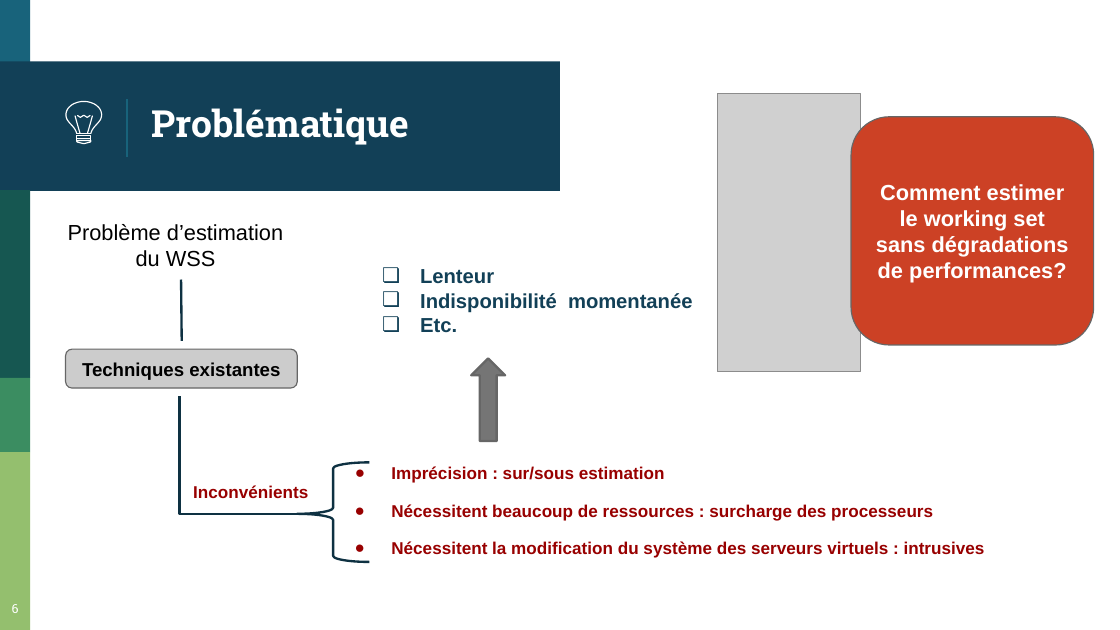
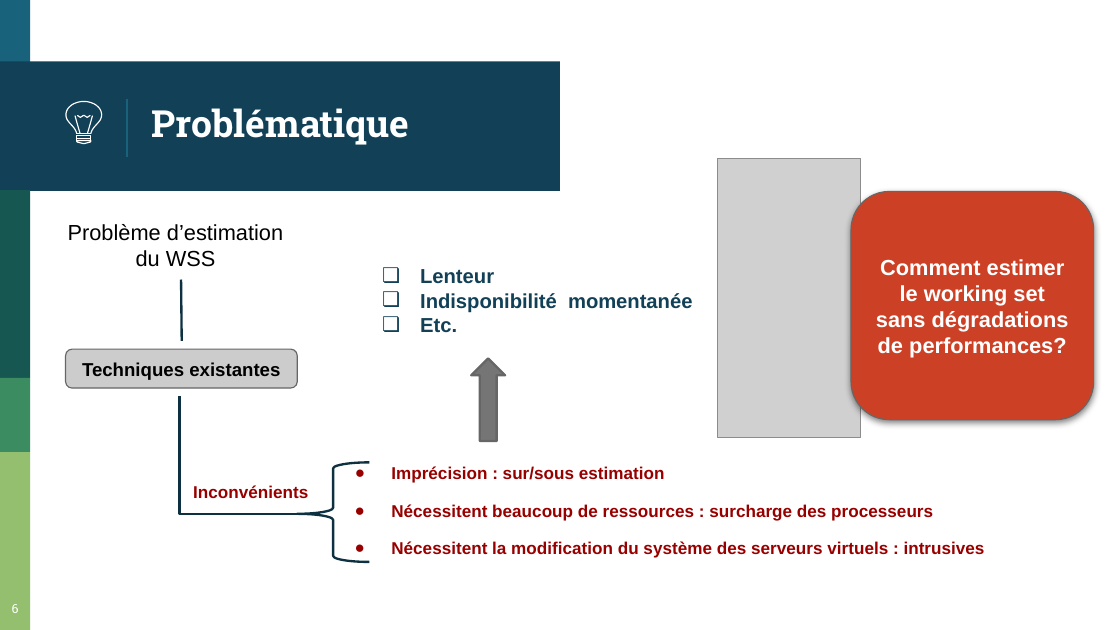
Before and after one commit to bstellaceleste/MII, a slide deck: slide 6 of prez/prez1.pptx. Drawn at 1120x630 pixels with LibreOffice and Linux fonts; fonts in the diff are those of the drawing; grey boxes stand for pictures. Boxes give left, top, right and bottom in pixels: in the first picture for what was removed or moved away, otherwise in the second. Text is boxed around its words. In the diff, an @@ line names an element or a change of style, - is before the commit and + after.

```diff
--- a/prez/prez1.pptx
+++ b/prez/prez1.pptx
@@ picture: place and size @@
-picture at box(717, 93, 860, 372)
+picture at box(717, 159, 860, 438)
@@ rounded rectangle "Comment estimer le working set ...": place and size @@
-rounded rectangle "Comment estimer le working set ..." at box(851, 116, 1094, 345)
+rounded rectangle "Comment estimer le working set ..." at box(851, 192, 1094, 420)
@@ rounded rectangle "Comment estimer le working set ..." at box(851, 192, 1094, 420): shadow on @@
```
Also in this commit, not shown: 7 other slides changed, 18 slides added, 9 slides removed, 26 other files.
